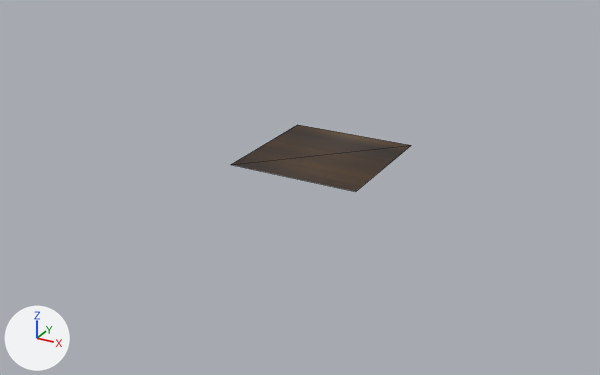
An edit to the glTF model BaseFramework 3D/Asset/Models/Tile/tile2.gltf, drawn before and after from the same camera.
Rendered twice from a camera (50 mm lens) standing at (105.6, -206.7, 91.0) and looking at (-4.3, -6.8, -8.9). Every picture has the same lights, and +X, +Y and +Z are marked at lower left. Mesh edges are drawn as thin lines. Where no turn or scale is listed for an object, it has been applied to the vertices.

The first picture shows '平面'.
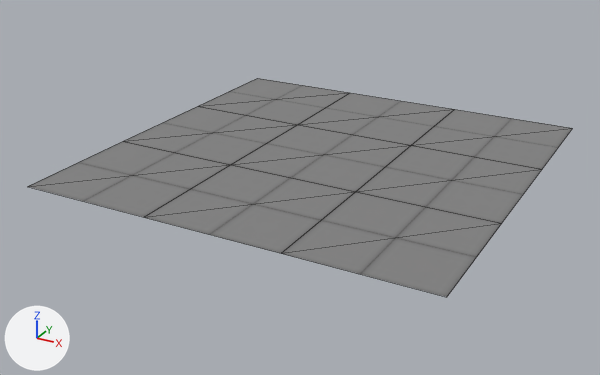
The newer file is also rescaled (x0.5) as a whole; pictures and numbers use the older file's frame.

Pixel boxes [x1, y1, x2, y2] of what changed, in the pictures (600 x 375 px):
'平面.006', added: after [281, 192, 502, 297]
'平面.005', added: after [145, 165, 355, 253]
'平面.007', added: after [356, 145, 542, 223]
'平面.004', added: after [27, 142, 230, 217]
'平面', recoloured (brown to grey): [231, 125, 411, 192] in both
'平面.008', added: after [412, 110, 573, 169]
'平面.002', added: after [123, 106, 297, 165]
'平面.001', added: after [298, 93, 455, 145]
'平面.003', added: after [198, 78, 349, 125]

The edits, one by one:
Picture 'tiling_15_height-1K' (img_tiling_15_height_1k) is new.
Material 'マテリアル' (mat_マテリアル) is new.
Its texture is img_tiling_15_height_1k.
me_平面 has 4 vertices, 2 faces and spans x -20.0..20.0, y -20.0..20.0, z 0.0.
me_平面 no longer uses material mat_マテリアル_002 (picture img_25015132).
me_平面 now uses material mat_マテリアル (picture img_tiling_15_height_1k).
Object '平面.008' (ob_平面_008) is new; it shows a copy of the mesh of ob_平面.
Its location is (40.0, 40.0, 0.0).
Object '平面.007' (ob_平面_007) is new; it shows a copy of the mesh of ob_平面.
Its location is (40.0, 0.0, 0.0).
Object '平面.006' (ob_平面_006) is new; it shows a copy of the mesh of ob_平面.
Its location is (40.0, -40.0, 0.0).
Object '平面.005' (ob_平面_005) is new; it shows a copy of the mesh of ob_平面.
Its location is (0.0, -40.0, 0.0).
Object '平面.004' (ob_平面_004) is new; it shows a copy of the mesh of ob_平面.
Its location is (-40.0, -40.0, 0.0).
Object '平面.003' (ob_平面_003) is new; it shows a copy of the mesh of ob_平面.
Its location is (-40.0, 40.0, 0.0).
Object '平面.002' (ob_平面_002) is new; it shows a copy of the mesh of ob_平面.
Its location is (-40.0, 0.0, 0.0).
Object '平面.001' (ob_平面_001) is new; it shows a copy of the mesh of ob_平面.
Its location is (0.0, 40.0, 0.0).
